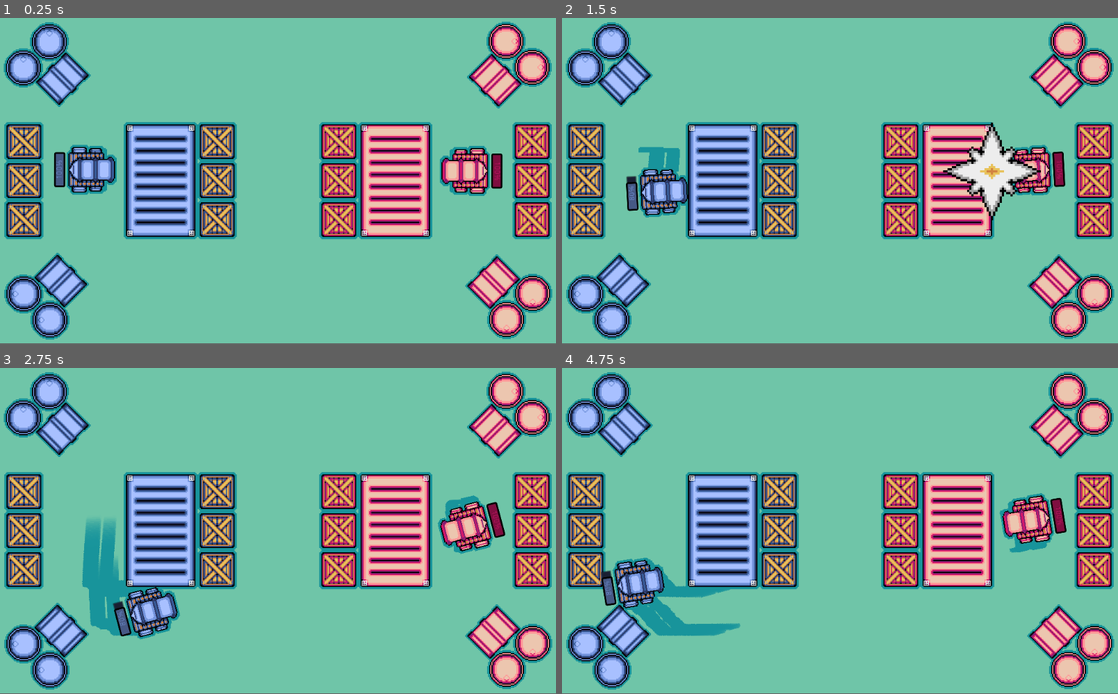
Above: before the commit, frames 1-4 (two rows, left to right).
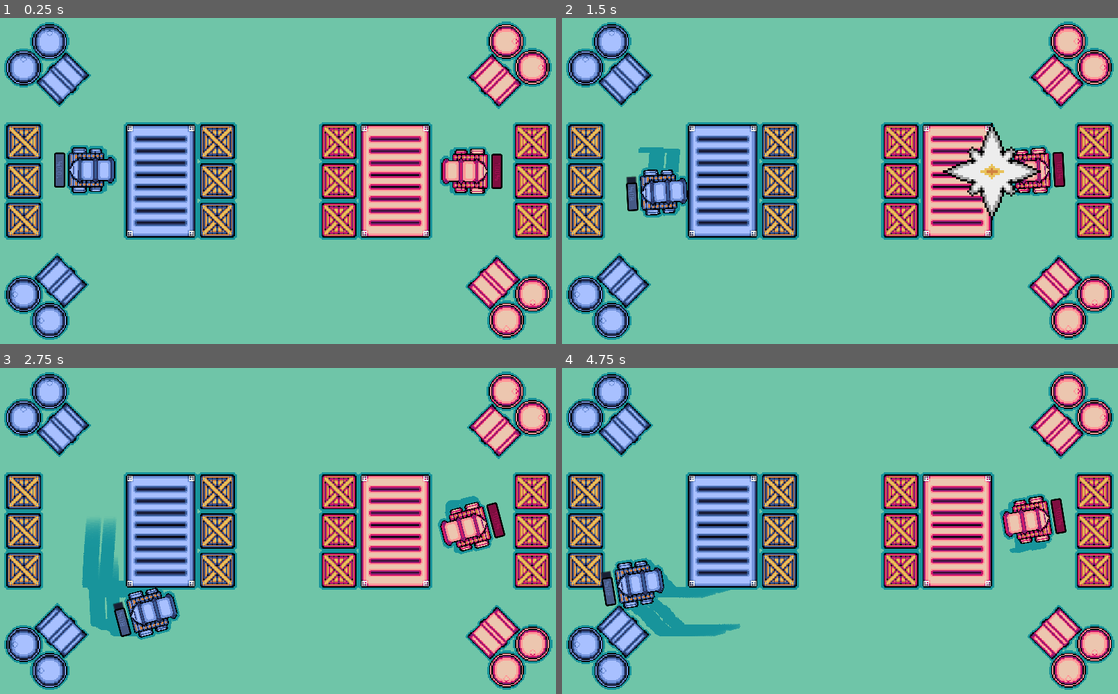
Above: after the commit, the same moments.

Repository: abelarduu/Mini-Cannon-Carts
Game: Godot game, scene res://scenes/Main_scene.tscn
Same seed, same stepped clock (60 frames per second), same inputs: the game is played once before the commit and once after it.
Inputs:
- Up to frame 1 (0.25 s): no input
- Up to frame 2 (1.5 s): tap Enter at 0.5 s; hold D (P1_right) 0.53-1.28 s; tap E (P1_attack) at 0.6 s; hold S (P1_down) from 1.28 s (still down); tap Keypad 0 (P2_attack) at 1.35 s
- Up to frame 3 (2.75 s): release S (P1_down) at 2.03 s; hold D (P1_right) from 2.03 s (still down); tap Down (P2_down) at 2.1 s
- Up to frame 4 (4.75 s): release D (P1_right) at 2.78 s; hold W (P1_up) 2.78-3.53 s; tap Left (P2_left) at 2.85 s; hold A (P1_left) from 3.53 s (still down); tap Right (P2_right) at 3.6 s; tap Up (P2_up) at 4.35 s
The window is 800x468 before the commit and 800x469 after it. Grey fills any space a smaller window leaves; there, only what the larger window draws over its background counts as a difference.

The runs differ from the first frame. In frame 1, 9.5% of the frame differs, in the area x 0-100%, y 1-99%; in frame 2, 9.5%; in frame 3, 9.7%; in frame 4, 9.7%.

Commit message:
ajustes nas sprites das boxes destruídas( boxes queimadas)

Diff:
--- a/project.godot
+++ b/project.godot
@@ -15,7 +15,8 @@
 
 [display]
 
-window/stretch/mode="viewport"
+window/size/fullscreen=true
+window/stretch/mode="2d"
 
 [gui]
 
--- a/scenes/Main_scene.tscn
+++ b/scenes/Main_scene.tscn
@@ -15,7 +15,7 @@
 [node name="Main_scene" type="Node2D"]
 script = ExtResource( 3 )
 __meta__ = {
-"_edit_horizontal_guides_": [ 8.0, 592.0, 424.0, 208.0, 344.0 ],
+"_edit_horizontal_guides_": [ 8.0, 592.0, 408.0, 192.0 ],
 "_edit_vertical_guides_": [ 8.0, 1016.0 ]
 }
 
Binary file changed: assets/sprites/boxes.png
